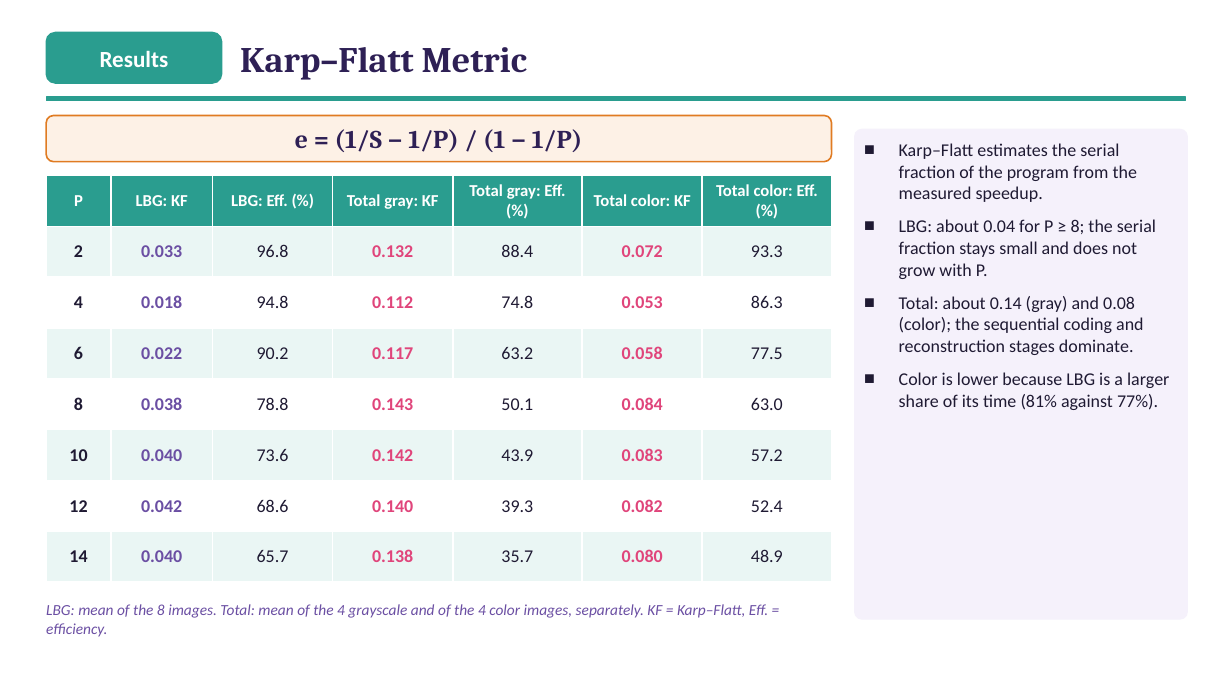
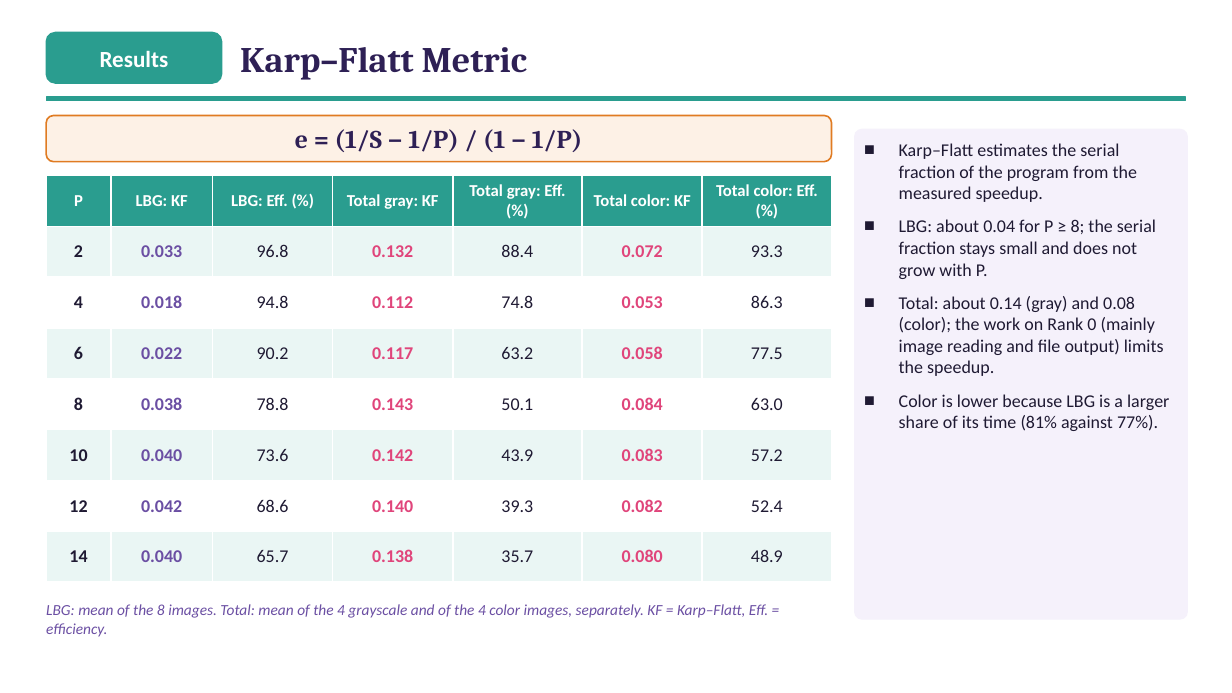
Before and after one commit to ibtihal-cpu/mihk, a slide deck: slide 30 of results/seminar/figs/Seminar_Ibtihal_FINAL.pptx. Drawn at 1232x693 pixels with LibreOffice and Linux fonts; fonts in the diff are those of the drawing. Boxes give left, top, right and bottom in pixels: in the first picture for what was removed or moved away, otherwise in the second. Text is boxed around its words. In the diff, an @@ line names an element or a change of style, - is before the commit and + after.

```diff
--- a/results/seminar/figs/Seminar_Ibtihal_FINAL.pptx
+++ b/results/seminar/figs/Seminar_Ibtihal_FINAL.pptx
@@ text at [899, 296, 1164, 376]: text changed @@
-■ Total: about 0.14 (gray) and 0.08 (color); the sequential coding and reconstruction stages dominate.
+■ Total: about 0.14 (gray) and 0.08 (color); the work on Rank 0 (mainly image reading and file output) limits the speedup.
```
Also in this commit, not shown: 3 other slides changed, 4 other files.
